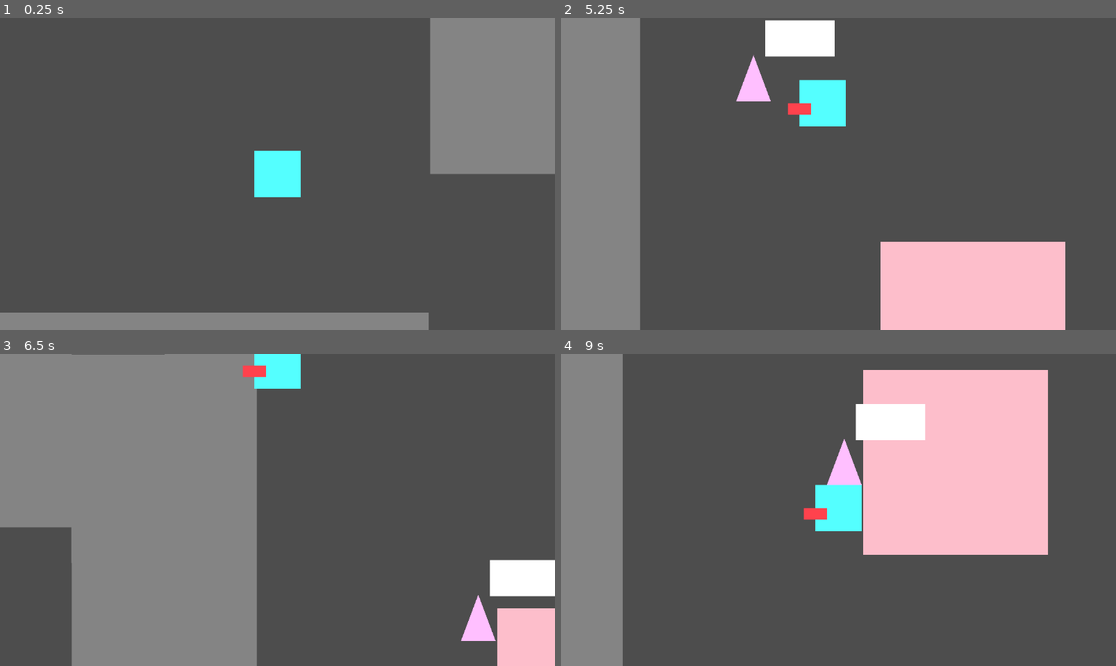
Above: before the commit, frames 1-4 (two rows, left to right).
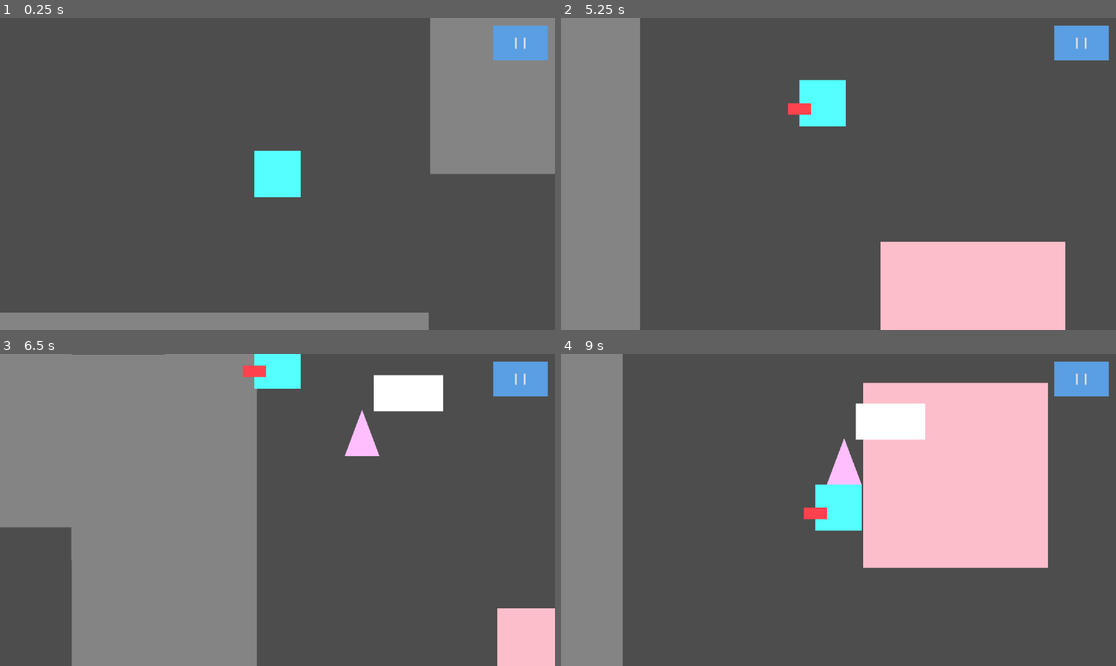
Above: after the commit, the same moments.

Repository: 127333hwy/ONYX-studio
Game: Godot game, scene res://prototype.tscn
Two runs of this game, one before a commit and one after it. Both use one fixed random seed, a clock stepped at 60 frames per second and the inputs below.
Inputs (mouse positions are in pixels of both pictures, inside the frame that each line leads up to):
- Up to frame 1 (0.25 s): no input
- Up to frame 2 (5.25 s): click (1082, 42) at 0.5 s, where only the run after the commit has a clickable "I I"; click (838, 174) at 1.25 s, where only the run after the commit has a clickable "Restart"; tap Enter at 2 s; hold Right (move_right) 2.03-2.78 s; tap R (drop_item) at 2.1, 3.6, 5.1 s; hold Down (move_down) 2.78-3.53 s; tap E (interact) at 2.85, 3.5, 4.35 s; hold Right (move_right) 3.53-4.28 s; hold W (move_up) 4.28-5.03 s; hold Left (move_left) from 5.03 s (still down)
- Up to frame 3 (6.5 s): keep holding Left (move_left); tap E (interact) at 5.85 s
- Up to frame 4 (9 s): release Left (move_left) at 6.53 s; hold Down (move_down) 6.53-7.28 s; tap R (drop_item) at 6.6, 8.1 s; hold Right (move_right) 7.28-8.03 s; tap E (interact) at 7.35, 8.85 s; hold W (move_up) 8.03-8.78 s; hold Right (move_right) from 8.78 s (still down)

The runs differ from the first frame. In frame 1, 1.1% of the frame differs, in the area x 88-99%, y 2-14%; in frame 2, 3.1%; in frame 3, 4.9%, in the area x 62-100%, y 2-92%; in frame 4, 4.1%.

Commit message:
almost done with drop off

Diff:
--- a/prototype.tscn
+++ b/prototype.tscn
@@ -199,20 +199,19 @@
 scale = Vector2(1, 1.27273)
 
 [node name="CanvasLayer" type="CanvasLayer" parent="."]
-visible = false
 
 [node name="OpenPauseButton" type="Button" parent="CanvasLayer"]
 process_mode = 3
 anchors_preset = 1
 anchor_left = 1.0
 anchor_right = 1.0
-offset_left = -144.0
+offset_left = -128.0
 offset_top = 16.0
 offset_right = -15.0
 offset_bottom = 88.0
 grow_horizontal = 0
 theme = SubResource("Theme_17l41")
-text = "Menu
+text = "I I
 "
 script = ExtResource("8_ji23w")
 
--- a/stove.gd
+++ b/stove.gd
@@ -50,7 +50,7 @@
 		if item.has_method("become_burned"):
 			item.become_burned()
 		else:
-			item.modulate = Color(0.1, 0.1, 0.1) #
+			item.modulate = Color(0.1, 0.1, 0.1)
 	ingredients.clear()
 	cooking = false
 
--- /dev/null
+++ b/table 2.tscn
@@ -0,0 +1,23 @@
+[gd_scene load_steps=3 format=3 uid="uid://c7dpq6e8hyk78"]
+
+[ext_resource type="Script" path="res://table.gd" id="1_ao2ys"]
+
+[sub_resource type="RectangleShape2D" id="RectangleShape2D_pdj1t"]
+size = Vector2(130, 128)
+
+[node name="Table" type="StaticBody2D"]
+script = ExtResource("1_ao2ys")
+
+[node name="Polygon2D" type="Polygon2D" parent="."]
+position = Vector2(-376, -184)
+color = Color(0.995403, 0.746965, 0.799315, 1)
+polygon = PackedVector2Array(320, 128, 448, 128, 448, 256, 320, 256)
+
+[node name="CollisionShape2D" type="CollisionShape2D" parent="."]
+position = Vector2(8, 8)
+shape = SubResource("RectangleShape2D_pdj1t")
+
+[node name="Sitpoint" type="Marker2D" parent="."]
+position = Vector2(-1, 0)
+
+[node name="DishSpawnPoint" type="Marker2D" parent="."]
